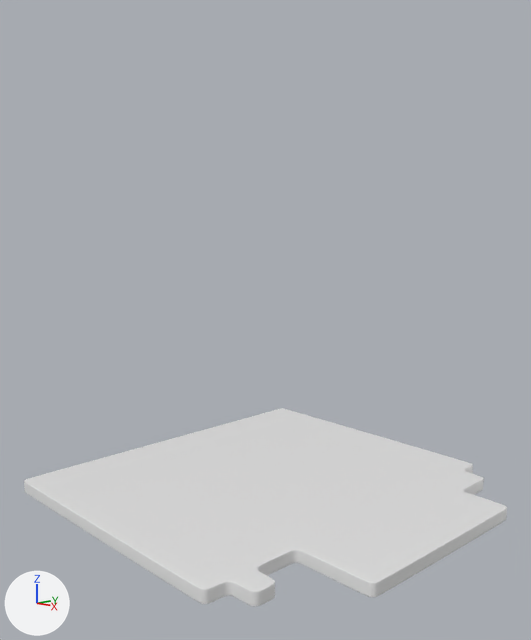
A saved change to the Blender file public/post office.blend.
Before and after are seen from a 50 mm lens placed at (8.0, -7.98, 4.68), pointed at (-0.16, -0.21, 2.77). Every picture has the same lights, and +X, +Y and +Z are marked at lower left.
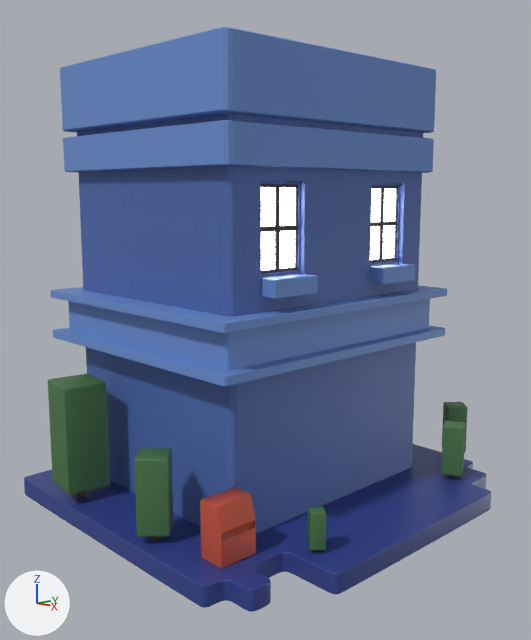
Location of each change, [x1, y1, x2, y2] in pixels of the pictures (531 x 640 px; the box of a moved part takes in the faces that stretch with it):
'Cube.001', added (blue): after [77, 114, 423, 534]
'Cube', recoloured, reshaped, rescaled (white to blue): before [24, 408, 507, 606]; after [24, 444, 491, 612]
'Cube.008', added (blue): after [60, 27, 436, 133]
'Cube.010', added (blue): after [50, 286, 447, 386]
'Cube.009', added (blue): after [63, 120, 434, 173]
'Cube.002', added (green): after [48, 373, 110, 497]
'Cube.012', added: after [261, 184, 398, 274]
'Cube.007', added (red): after [200, 487, 256, 569]
'Cube.003', added (green): after [135, 448, 173, 540]
'Cube.011', added (blue): after [262, 264, 415, 299]
'Cube.005', added (green): after [441, 420, 466, 478]
'Cube.004', added (green): after [307, 506, 326, 552]
'Cube.006', added (green): after [442, 402, 468, 453]
part 1 of me_cube, moved or reshaped: before [325, 561, 376, 597]; after [310, 562, 338, 594]
part 2 of me_cube, moved or reshaped: before [326, 488, 507, 597]; after [311, 482, 491, 594]
part 3 of me_cube, moved or reshaped: before [70, 452, 327, 575]; after [104, 481, 312, 583]
part 4 of me_cube, moved or reshaped: before [26, 467, 275, 606]; after [26, 470, 271, 612]
part 5 of me_cube, moved or reshaped: before [385, 464, 484, 495]; after [397, 460, 486, 488]
part 6 of me_cube, moved or reshaped: before [228, 409, 471, 477]; after [412, 444, 471, 465]
part 7 of me_cube, moved or reshaped: before [125, 423, 446, 559]; after [273, 474, 451, 560]

Edits to the bpy script that builds the scene:
```text
Change me_cube:
    where me_cube.from_pydata(...)  # 82 vertices, 80 faces; spans x -1.0..1.0, y -1.0..1.0, z -1.0..1.0
    used by ob_cube; location = (0.0, 0.0, 0.0); scale = (3.0, 3.0, 0.1)
    remove me_cube.materials.append(mat_material)  # white #e7e7e7
    me_cube part 1: all 4 vertices in x 1.0, y -0.48, z -1.0..1.0 are moved by (-0.13, -0.07, 0.0)
    me_cube part 2: all 4 vertices in x 1.0, y 0.6, z -1.0..1.0 are moved by (-0.13, 0.08, 0.0)
    me_cube part 3: all 12 vertices in x -1.0..0.72, y -0.48, z -1.0..1.0 are moved by (0.0, -0.07, 0.0)
    me_cube part 4: all 24 vertices in x -1.0..0.72, y -0.87..-0.73, z -1.0..1.0 are moved by (0.0, -0.02, 0.0)
    me_cube part 5: all 4 vertices in x 0.57..0.72, y 0.86, z 0.74..1.0 are moved by (0.0, 0.03, 0.0)
    me_cube part 6: the 1 vertex in x -1.0, y 0.86, z 1.0 is moved by (0.0, 0.03, 0.0)
    me_cube part 7: all 10 vertices in x -1.0..0.72, y 0.6, z -1.0..1.0 are moved by (0.0, 0.08, 0.0)
    add me_cube.materials.append(mat_floor)  # blue #33438b
Change ob_cube:
    ob_cube.scale: (3.0, 3.0, 0.1) -> (3.0, 3.0, 0.145)
Add ob_cube_012:
    ob_cube_012 = bpy.data.objects.new('Cube.012', me_cube_014)  # 169 vertices, 144 faces; spans x 0.949..0.959, y -0.734..-0.365, z 0.16..0.539; in mat_windowside (black #332d2e), mat_windows (white #e7e5cd); modifiers MIRROR
    ob_cube_012.location = (-0.73, 0.0, 3.18)
    ob_cube_012.scale = (1.83, 2.03, 3.03)
Add ob_cube_011:
    ob_cube_011 = bpy.data.objects.new('Cube.011', me_cube_012)  # a box spanning x 0.01..2.27, y -4.26..-2.0, z -7.53..-5.4; in mat_postofficesecondary (blue #698ecf); modifiers MIRROR, BEVEL
    ob_cube_011.location = (1.12, 0.0, 4.24)
    ob_cube_011.scale = (0.115, 0.355, 0.115)
Add ob_cube_010:
    ob_cube_010 = bpy.data.objects.new('Cube.010', me_cube_011)  # 48 vertices, 48 faces; spans x -1.09..1.09, y -1.09..1.09, z -1.48..1.46; in mat_postofficesecondary (blue #698ecf); modifiers BEVEL
    ob_cube_010.location = (-0.74, -0.01, 2.79)
    ob_cube_010.scale = (1.97, 2.19, 0.265)
Add ob_cube_009:
    ob_cube_009 = bpy.data.objects.new('Cube.009', me_cube_010)  # 16 vertices, 16 faces; spans x -1.0..1.0, y -1.0..1.0, z -1.0..1.0; in mat_postofficesecondary (blue #698ecf); modifiers BEVEL
    ob_cube_009.location = (-0.74, -0.01, 5.29)
    ob_cube_009.scale = (1.97, 2.19, 0.265)
Add ob_cube_008:
    ob_cube_008 = bpy.data.objects.new('Cube.008', me_cube_010.copy())  # modifiers BEVEL
    ob_cube_008.location = (-0.74, -0.01, 6.12)
    ob_cube_008.scale = (1.97, 2.19, 0.484)
Add ob_cube_007:
    ob_cube_007 = bpy.data.objects.new('Cube.007', me_cube_008)  # 146 vertices, 141 faces; spans x -0.99..0.56, y -1.13..1.13, z -1.0..0.89; in mat_mailbox (red #c2523c)
    ob_cube_007.location = (1.39, -2.28, 0.56)
    ob_cube_007.scale = (0.257, 0.257, 0.413)
Add ob_cube_006:
    ob_cube_006 = bpy.data.objects.new('Cube.006', me_cube_007)  # 128 vertices, 116 faces; spans x -6.1..5.7, y -5.9..5.9, z 0.0..20.8; in mat_tree (dark green #487546), mat_treetrunk (brown #6e4e2c)
    ob_cube_006.location = (1.31, 2.94, 0.14)
    ob_cube_006.rotation_euler = (0.0, 0.0, -0.739)  # degrees (0, 0, -42)
    ob_cube_006.scale = (0.0283, 0.0283, 0.0457)
Add ob_cube_005:
    ob_cube_005 = bpy.data.objects.new('Cube.005', me_cube_006)  # 128 vertices, 116 faces; spans x -6.1..5.7, y -5.9..5.9, z 0.0..20.1; in mat_tree (dark green #487546), mat_treetrunk (brown #6e4e2c)
    ob_cube_005.location = (1.83, 2.08, 0.14)
    ob_cube_005.rotation_euler = (0.0, 0.0, -1.1)  # degrees (0, 0, -63)
    ob_cube_005.scale = (0.0278, 0.0278, 0.0449)
Add ob_cube_004:
    ob_cube_004 = bpy.data.objects.new('Cube.004', me_cube_006.copy())
    ob_cube_004.location = (2.01, -1.38, 0.14)
    ob_cube_004.rotation_euler = (0.0, 0.0, -0.619)  # degrees (0, 0, -35)
    ob_cube_004.scale = (0.0174, 0.0174, 0.028)
Add ob_cube_003:
    ob_cube_003 = bpy.data.objects.new('Cube.003', me_cube_006.copy())
    ob_cube_003.location = (0.29, -2.67, 0.14)
    ob_cube_003.rotation_euler = (0.0, 0.0, -0.742)  # degrees (0, 0, -43)
    ob_cube_003.scale = (0.0367, 0.0367, 0.0593)
Add ob_cube_002:
    ob_cube_002 = bpy.data.objects.new('Cube.002', me_cube_002)  # 128 vertices, 116 faces; spans x -6.1..5.7, y -5.9..5.9, z -1.0..19.1; in mat_tree (dark green #487546), mat_treetrunk (brown #6e4e2c)
    ob_cube_002.location = (-1.68, -2.66, 0.23)
    ob_cube_002.rotation_euler = (0.0, 0.0, -0.125)  # degrees (0, 0, -7.2)
    ob_cube_002.scale = (0.056, 0.056, 0.0903)
Add ob_cube_001:
    ob_cube_001 = bpy.data.objects.new('Cube.001', me_cube_001)  # 132 vertices, 100 faces; spans x -1.0..1.0, y -1.0..0.0, z -1.0..1.0; in mat_postofficebase (blue #4c69ac); modifiers MIRROR
    ob_cube_001.location = (-0.71, 0.0, 3.18)
    ob_cube_001.scale = (1.83, 2.03, 3.03)
```
